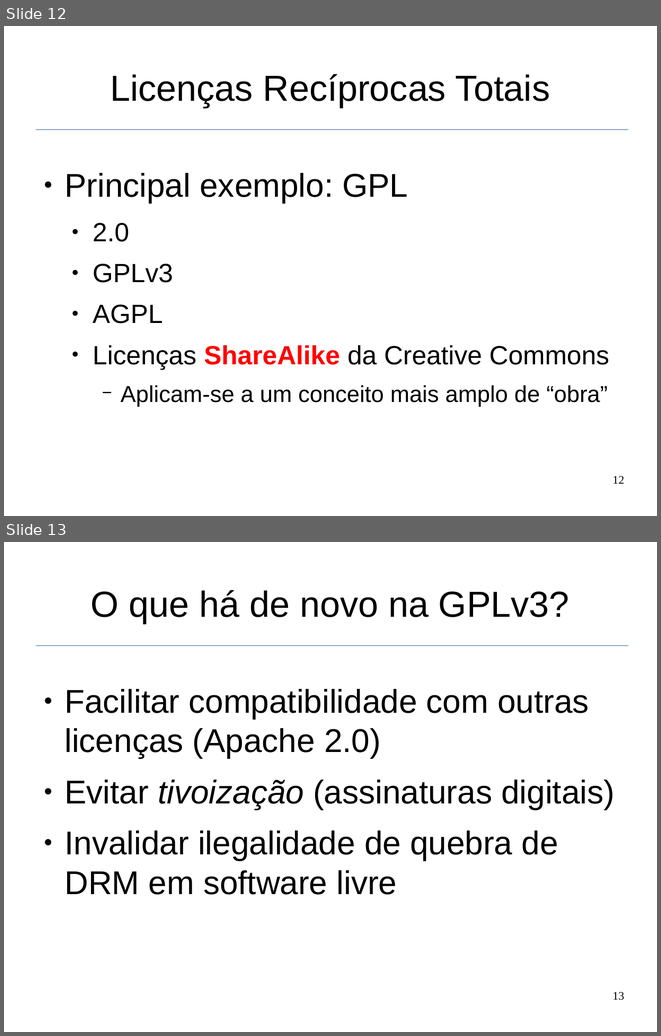
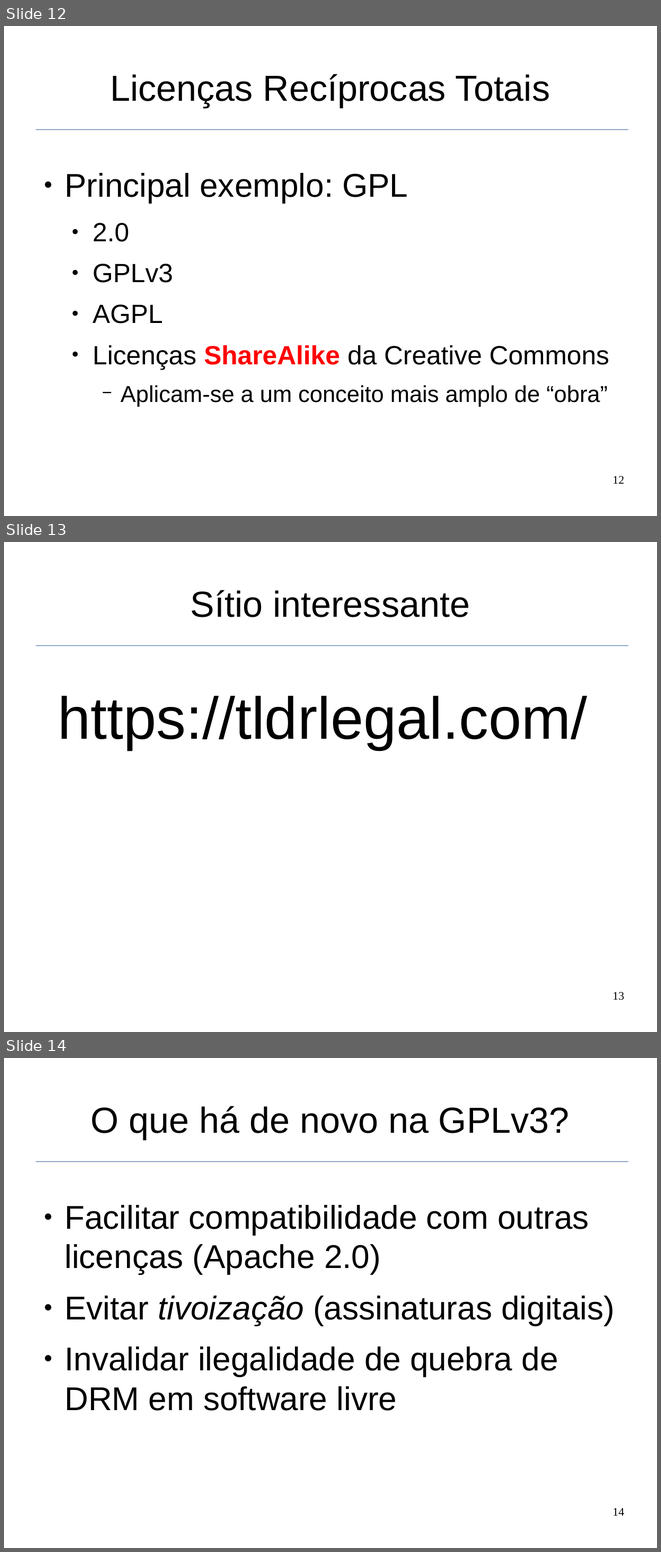
Before and after one commit to fernandocastor/aulas_floss, a slide deck: 09_Licencas/10_licencas.odp. Shown one above the other, each under a label of ours: slides 12 and 13 before the commit, slides 12, 13 and 14 after it. The pictures are 661x1036 and 661x1552 pixels, drawn with LibreOffice and Linux fonts; fonts in the diff are those of the drawing. Boxes give left, top, right and bottom in pixels: in the first picture for what was removed or moved away, otherwise in the second. Text is boxed around its words. In the diff, an @@ line names an element or a change of style, - is before the commit and + after.

```diff
--- a/09_Licencas/10_licencas.odp
+++ b/09_Licencas/10_licencas.odp
@@ slide 13 added at <box>4,542,657,1032</box>, background #FFFFFF; not listed: 1 template element that a slide beside it also shows @@
@@ title added at <box>191,590,470,617</box>, 44 pt, text #000000 @@
+Sítio interessante
@@ text added at <box>58,696,587,750</box>, 72 pt, text #000000 @@
+https://tldrlegal.com/
@@ page number added at <box>612,991,624,1000</box>, 14 pt, text #000000 @@
+13
@@ what was slide 13 is now slide 14 @@
@@ page number at <box>612,1507,624,1515</box>: text changed @@
-13
+14
```
Also in this commit, not shown: 11 slides changed.
